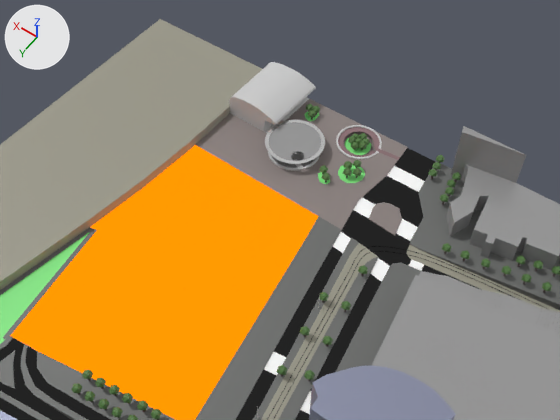
Two versions of the glTF model place_de_milan.glb, one commit apart.
The view is the same before and after, from a camera (50 mm lens) standing at (-121.5, 123.9, 337.8) and looking at (46.6, -111.5, -32.0). Every picture has the same lights, and +X, +Y and +Z are marked at upper left. The picture after the commit comes second. Vertices at exactly the same position are counted once.

The first picture shows 'Hall_Gare', 'polygone_implantation', 'quartier' and 48 more.
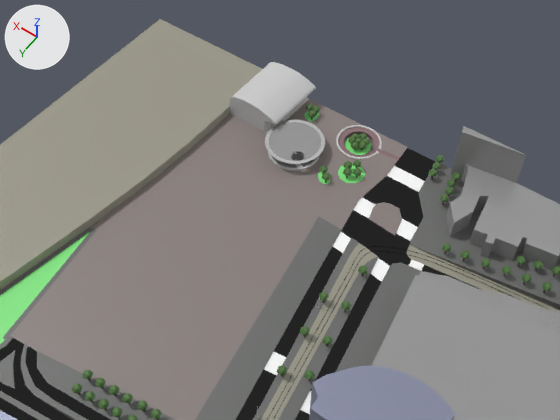
What differs and where, as boxes [x1, y1, x2, y2] in the pictures (560 x 420 px):
part 1 of me_plan_004, recoloured (orange to grey): [10, 145, 319, 420] in both

The change, as a diff of the scene's bpy script:
```diff
--- a/place_de_milan.glb.py
+++ b/place_de_milan.glb.py
@@ me_plan_004 @@
 # used by ob_polygone_implantation; location = (0.0, 0.0, 0.0)
-me_plan_004.from_pydata(...)  # 20 vertices, 22 faces; spans x -8.0..109.0, y -102.0..49.0, z 0.0
+me_plan_004.from_pydata(...)  # 22 vertices, 24 faces; spans x -8.0..109.0, y -134.0..49.0, z 0.0
+# me_plan_004 part 1: 22 faces spanning x -8.0..109.0, y -102.0..49.0, z 0.0 switch from mat_matériau_012 (black #000000, glowing orange #ff8501) to mat_place_beraudier (grey #897f7c)
+# edits to the shape of me_plan_004 do not show in these pictures
```
